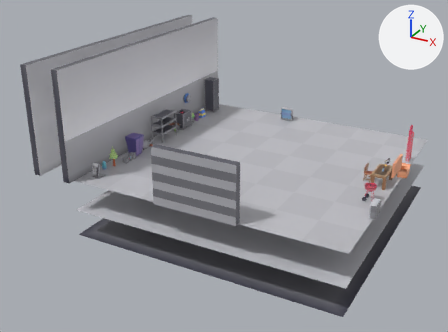
A saved change to the FBX model Assets/Fbx/GarageFBX/GarageFbxs.fbx.
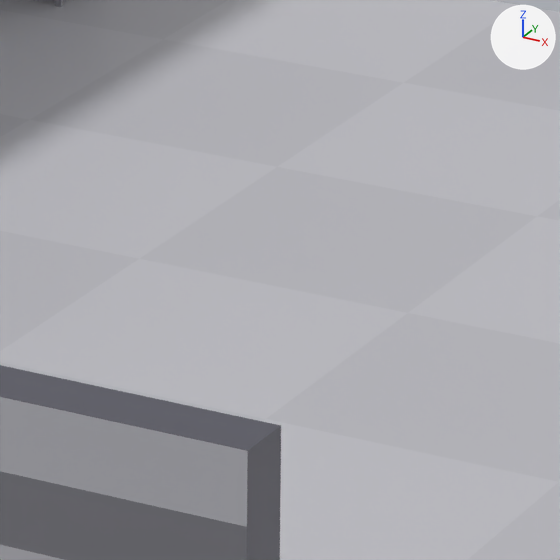
The first picture shows the older version from a 50 mm camera at (18.2, -39.4, 18.4) aimed at (-2.5, -1.8, -0.5). The close-ups show both versions on the part from 46% to 61% of the width and 34% to 54% of the height of that picture; other places that the commit changed are outside them. Arrows for +X, +Y and +Z are at upper right; the lights stay in place. Where no turn or scale is listed for an object, it has been applied to the vertices.

Objects in the first close-up: 'Garage_Floor_Quads', 'Garage_gate'.
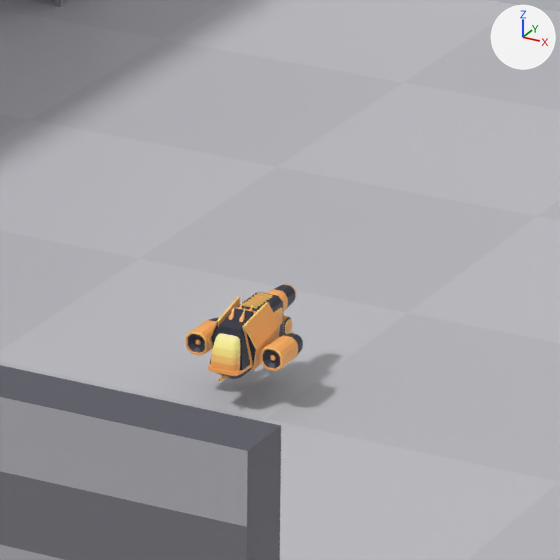
Where the change shows, as pixel boxes [x1, y1, x2, y2] in the close-ups (560 x 560 px):
'nave', added (orange): after [186, 284, 303, 382]

Diff of the bpy script that builds the scene:
```diff
--- a/Assets/Fbx/GarageFBX/GarageFbxs.fbx.py
+++ b/Assets/Fbx/GarageFBX/GarageFbxs.fbx.py
@@ me_nave @@
+me_nave.from_pydata(...)  # 1346 vertices, 1271 faces; spans x -0.489..0.489, y -0.415..0.907, z 0.002..0.699
+me_nave.materials.append(mat_texture)  # picture img_paleta_final_png
@@ ob_nave @@
+ob_nave = bpy.data.objects.new('nave', me_nave)
+ob_nave.location = (-1.853, -1.097, 0.273)
```
